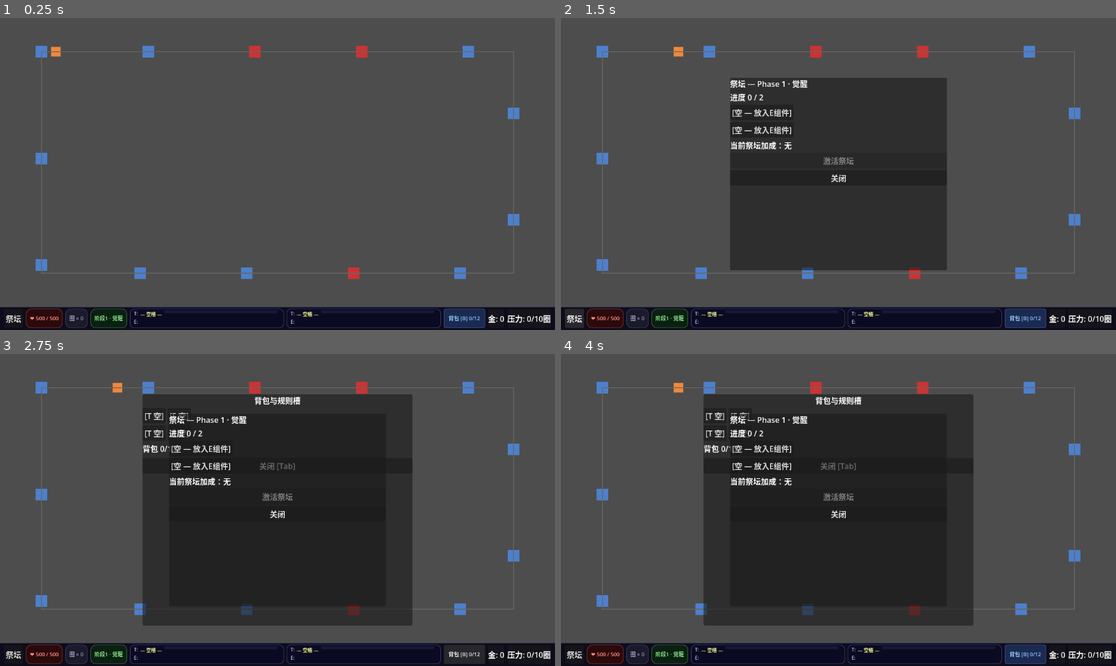
Above: before the commit, frames 1-4 (two rows, left to right).
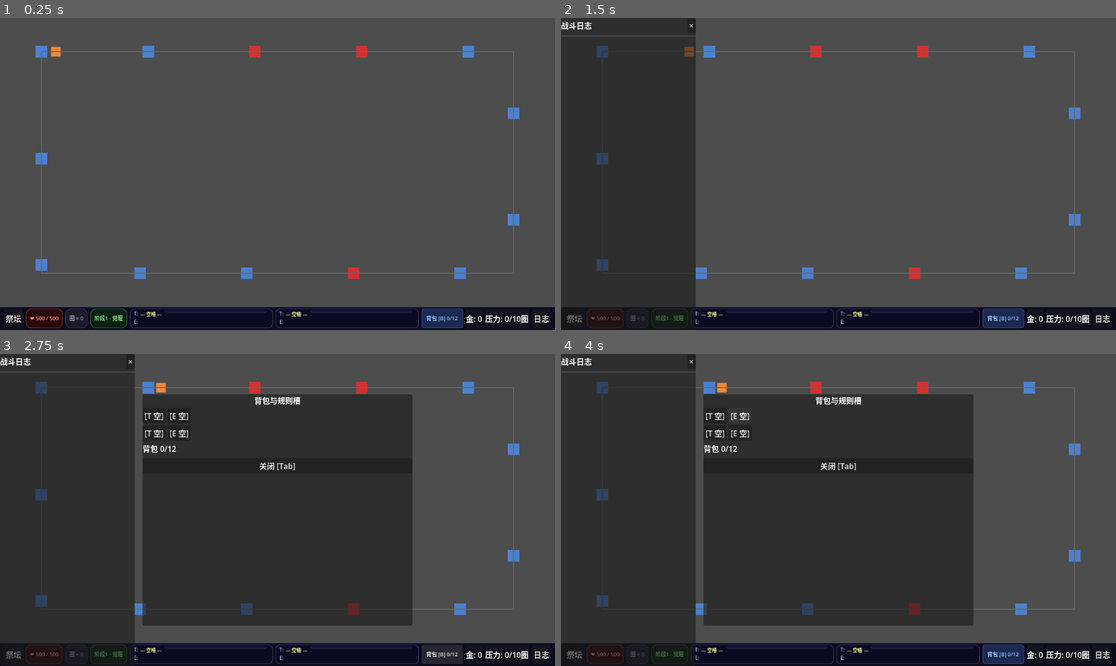
Above: after the commit, the same moments.

Repository: 595145489/attribute-loop
Game: Godot game, scene res://scenes/main.tscn
Two runs of this game, one before a commit and one after it. Both use one fixed random seed, a clock stepped at 60 frames per second and the inputs below.
Inputs (mouse positions are in pixels of both pictures, inside the frame that each line leads up to):
- Up to frame 1 (0.25 s): no input
- Up to frame 2 (1.5 s): click (1104, 317) at 0.5 s, where only the run after the commit has a clickable "日志"; click "祭坛" at 1.25 s
- Up to frame 3 (2.75 s): click "背包 [B] 0/12" at 2 s
- Up to frame 4 (4 s): click "[T 空]" at 2.75 s; click "[E 空]" at 3.5 s

The runs differ from the first frame. In frame 1, 0.9% of the frame differs, in the area x 48-100%, y 93-100%; in frame 2, 47%, in the area x 0-100%, y 0-100%; in frame 3, 24%; in frame 4, 24%.

Commit message:
feat: HUD — 日志 button wired to LogPanel slide toggle

Diff:
--- a/scenes/ui/hud.tscn
+++ b/scenes/ui/hud.tscn
@@ -1,6 +1,7 @@
 [gd_scene format=3 uid="uid://c6x1nyk4wvrgq"]
 
 [ext_resource type="Script" uid="uid://tkq53wp5xvx5" path="res://src/ui/HUD.gd" id="1_hud"]
+[ext_resource type="PackedScene" uid="uid://log_panel_001" path="res://scenes/ui/log_panel.tscn" id="2_logpanel"]
 
 [sub_resource type="StyleBoxFlat" id="StyleBoxFlat_bar"]
 content_margin_left = 8.0
@@ -296,6 +297,12 @@
 layout_mode = 2
 text = "压力: 0/10圈"
 
+[node name="LogButton" type="Button" parent="BottomBar/HContent" unique_id=999000001]
+layout_mode = 2
+text = "日志"
+
+[node name="LogPanel" parent="." instance=ExtResource("2_logpanel")]
+
 [node name="FloatLabel" type="Label" parent="." unique_id=249889570]
 offset_left = 400.0
 offset_top = 260.0
--- a/src/ui/HUD.gd
+++ b/src/ui/HUD.gd
@@ -7,6 +7,8 @@
 var _float_tween: Tween = null
 
 @onready var altar_btn: Button = $BottomBar/HContent/AltarButton
+@onready var log_btn: Button = $BottomBar/HContent/LogButton
+@onready var log_panel: LogPanel = $LogPanel
 @onready var hp_label: Label = $BottomBar/HContent/HPPill/HPLabel
 @onready var loop_label: Label = $BottomBar/HContent/LoopPill/LoopLabel
 @onready var phase_label: Label = $BottomBar/HContent/PhasePill/PhaseLabel
@@ -38,6 +40,7 @@
 
 func _ready() -> void:
 	bag_btn.pressed.connect(_on_bag_pressed)
+	log_btn.pressed.connect(log_panel.toggle)
 	altar_btn.pressed.connect(_on_altar_pressed)
 	float_label.hide()
 	EventBus.rule_fired.connect(_on_rule_fired)
